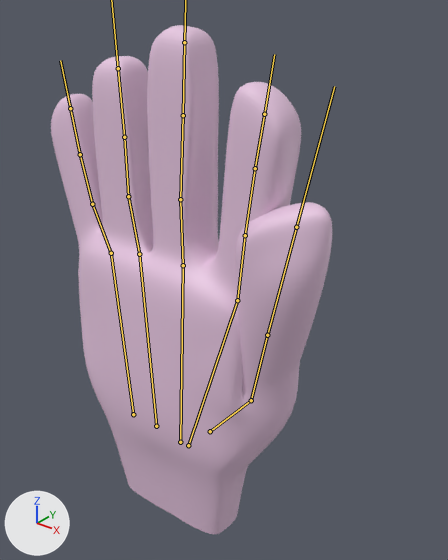
The FBX model Assets/Prefabs/hand.fbx as it was, and as the next commit left it.
The view is the same before and after, from a 50 mm camera at (2.38, -2.52, 2.95) aimed at (0.25, 0.14, 1.3). The lights are fixed; the arrows at lower left show +X, +Y and +Z. Both versions are drawn at the pose saved in each file; the numbers are the values there. The bones that bend it are drawn over the model as lines.

In view in the first picture: 'Hand'.
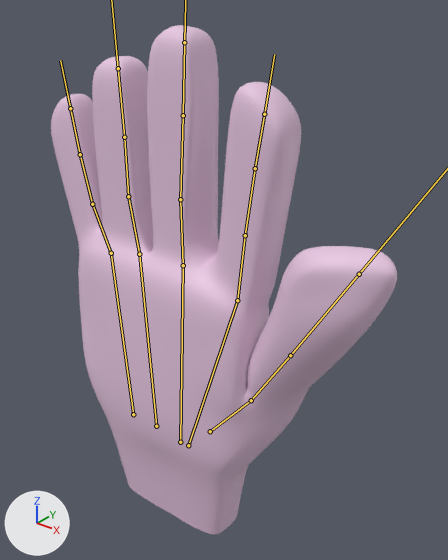
What differs and where, as boxes [x1, y1, x2, y2] in the pictures (448 x 560 px):
'Hand', posed (23% wider): before [51, 25, 332, 534]; after [51, 25, 397, 534]
bone 'Bone.017', root to tip: before (251, 400) to (267, 335); after (251, 400) to (290, 355)

The change in detail:
Bone 'Bone.017' (bone_bone_017) turns from (7, 29, 65) to (13, 29, 51) degrees about its own x, y and z.
